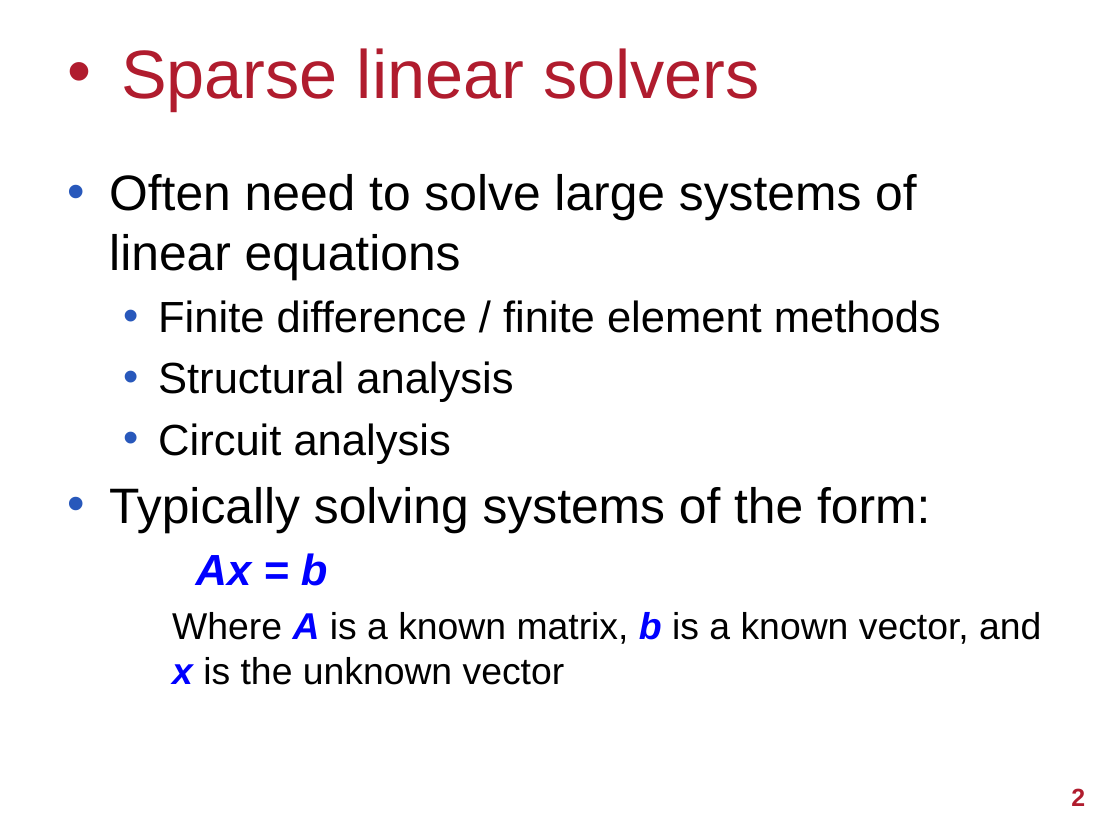
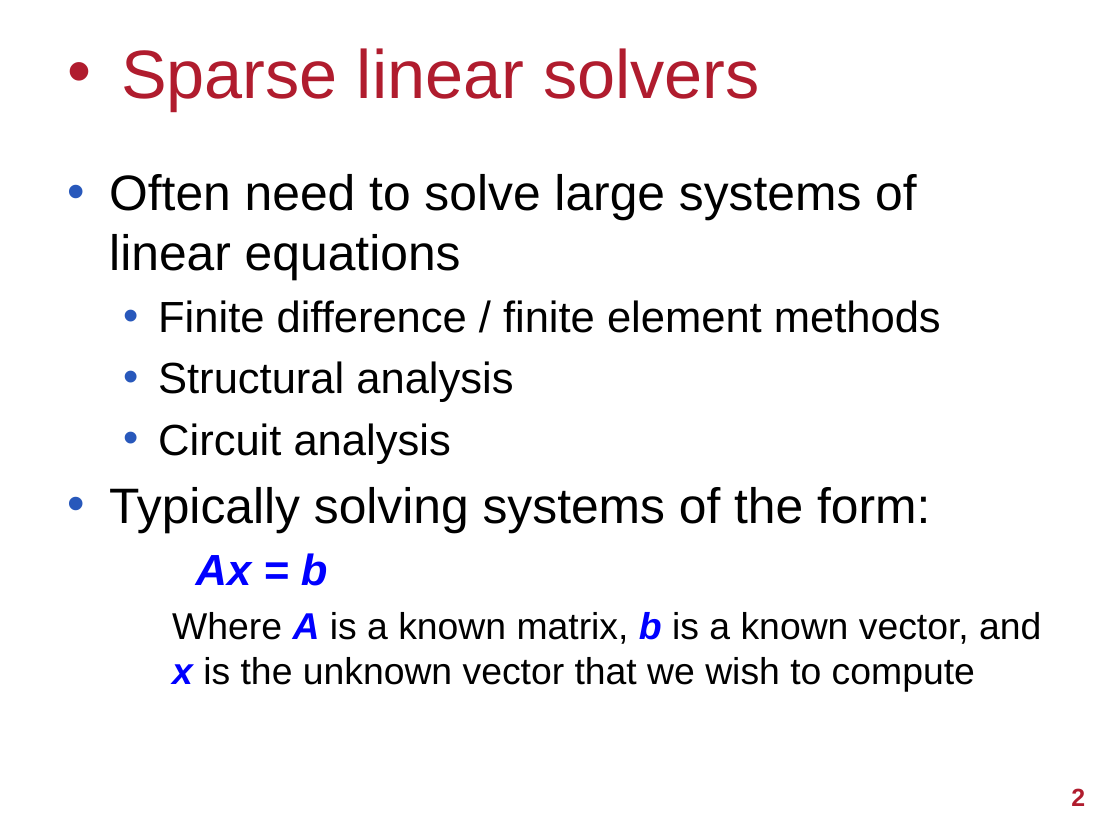
Before and after one commit to UoB-HPC/abft-training, a slide deck: slide 2 of abft-training.pptx. Drawn at 1120x840 pixels with LibreOffice and Linux fonts; fonts in the diff are those of the drawing; background and template pictures are left out. Boxes give left, top, right and bottom in pixels: in the first picture for what was removed or moved away, otherwise in the second. Text is boxed around its words. In the diff, an @@ line names an element or a change of style, - is before the commit and + after.

```diff
--- a/abft-training.pptx
+++ b/abft-training.pptx
@@ text at box(172, 612, 1041, 691): text changed @@
-    Where A is a known matrix, b is a known vector, and x is the unknown vector
+    Where A is a known matrix, b is a known vector, and x is the unknown vector that we wish to compute
```
Also in this commit, not shown: 6 other slides changed, 2 slides added, 1 other file.
